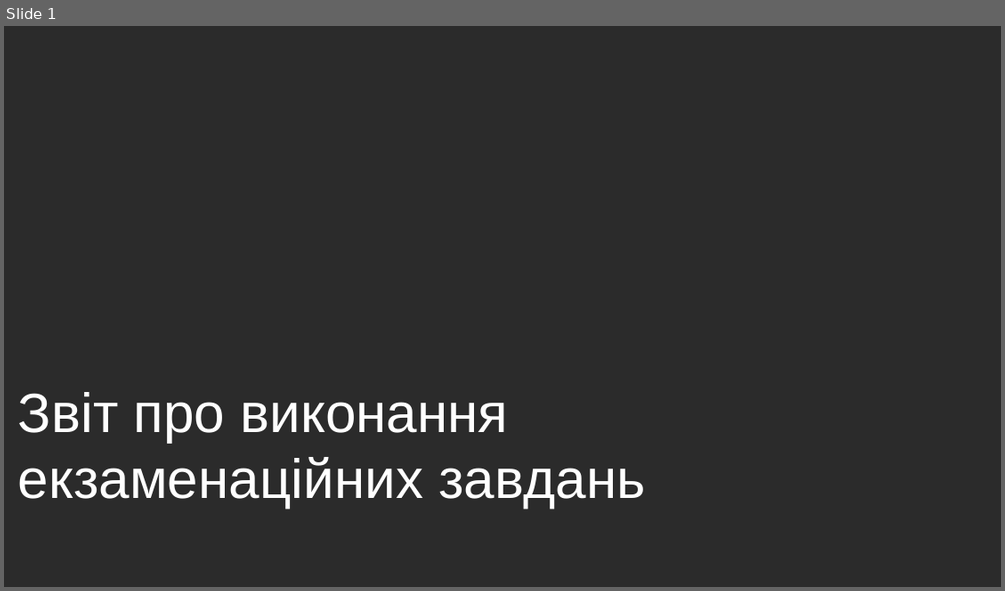
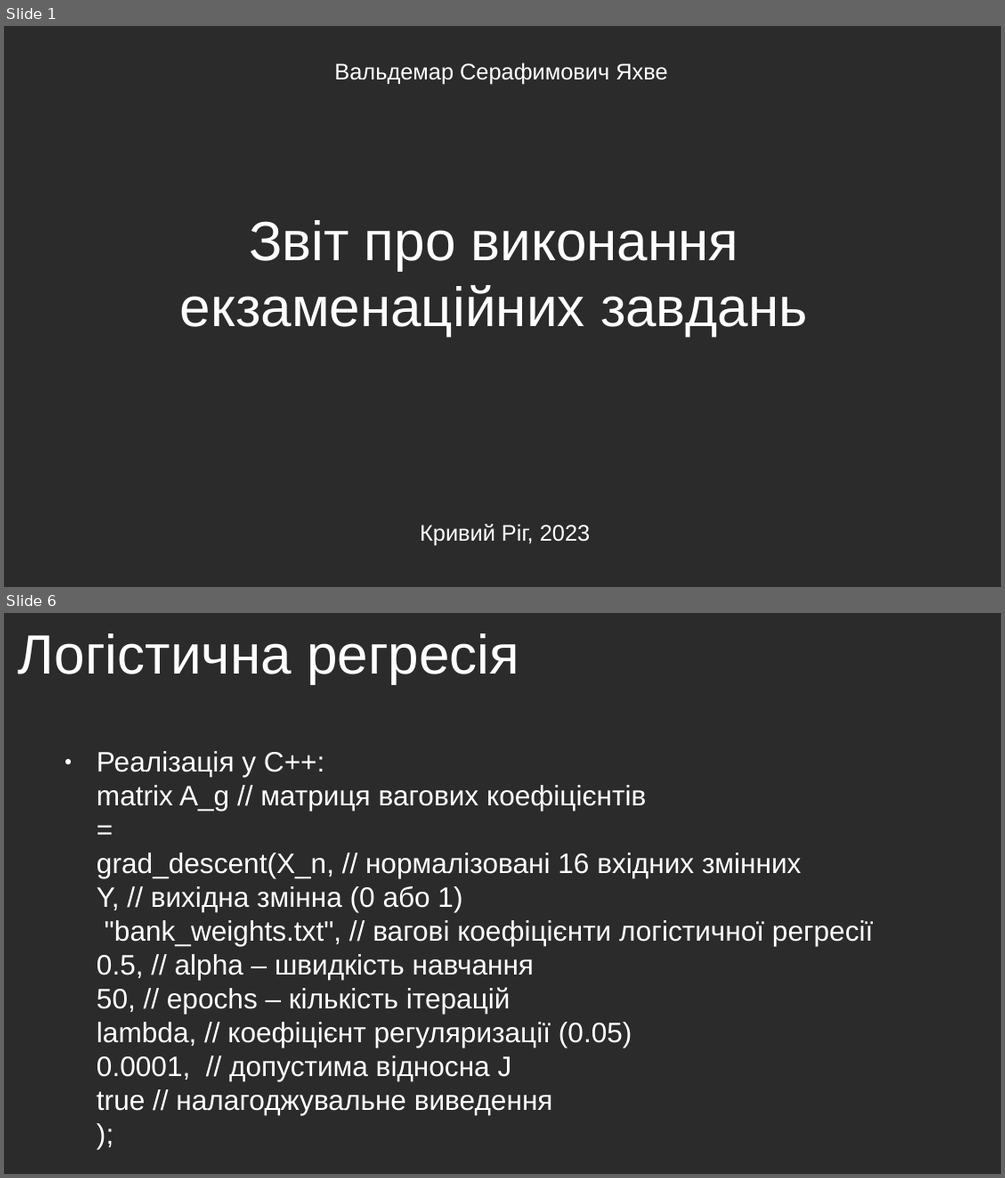
Before and after one commit to semerikov2024/i20, a slide deck: Bank Marketing/presentation.odp. Shown one above the other, each under a label of ours: slide 1 before the commit, slides 1 and 6 after it; the slides between them are not shown. The pictures are 1005x591 and 1005x1178 pixels, drawn with LibreOffice and Linux fonts; fonts in the diff are those of the drawing; background and template pictures are left out; a plain dark background stands for a picture behind light text. Boxes give left, top, right and bottom in pixels: in the first picture for what was removed or moved away, otherwise in the second. Text is boxed around its words. In the diff, an @@ line names an element or a change of style, - is before the commit and + after.

```diff
--- a/Bank Marketing/presentation.odp
+++ b/Bank Marketing/presentation.odp
@@ slide 6 added at <box>4,613,1001,1174</box>, background picture (left out) @@
@@ title added at <box>18,633,519,684</box>, 44 pt, text #FFFFFF @@
+Логістична регресія
@@ text added at <box>97,751,873,1081</box>, 22.4 pt, text #FFFFFF @@
+● Реалізація у C++:
+  matrix A_g // матриця вагових коефіцієнтів
+  =
+  grad_descent(X_n, // нормалізовані 16 вхідних змінних
+  Y, // вихідна змінна (0 або 1)
+  "bank_weights.txt", // вагові коефіцієнти логістичної регресії
+  0.5, // alpha – швидкість навчання
+  50, // epochs – кількість ітерацій
+  lambda, // коефіцієнт регуляризації (0.05)
+  0.0001, // допустима відносна J
+  true // налагоджувальне виведення
+  );
@@ slide 1 changed as well @@
@@ text added at <box>334,62,667,85</box>, 18 pt, text #FFFFFF @@
+Вальдемар Серафимович Яхве
@@ title "Звіт про виконання екзаменаційних завдань": place and size @@
-title "Звіт про виконання екзаменаційних завдань" at <box>18,392,646,507</box>
+title "Звіт про виконання екзаменаційних завдань" at <box>180,220,808,337</box>
@@ title "Звіт про виконання екзаменаційних завдань" at <box>180,220,808,337</box>: alignment left to centre @@
@@ text added at <box>420,524,590,546</box>, 18 pt, text #FFFFFF @@
+Кривий Ріг, 2023
```
Also in this commit, not shown: 7 other slides added, 1 slide removed, 6 other files.
